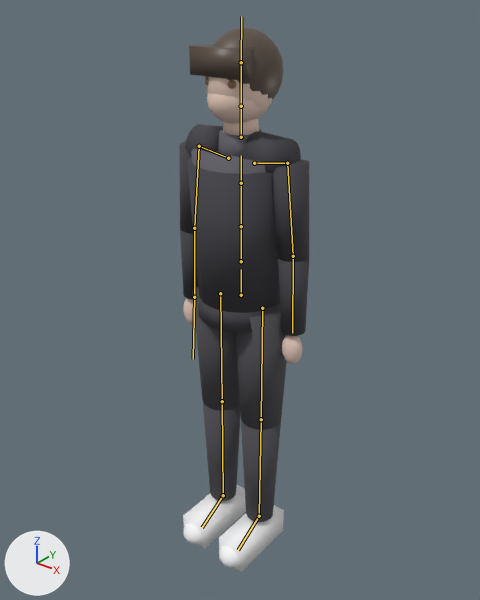
One commit to the glTF model assets/models/player/spiderman_newlife.glb: the scene before it, then after it.
Before and after are seen from a camera (50 mm lens) standing at (1.242, -1.559, 1.968) and looking at (-0.011, 0.007, 0.997). The lights are fixed; the arrows at lower left show +X, +Y and +Z. The first picture is the older version. The bones that change, and the others that lie on the model, are drawn over the model as lines.

Objects in the first picture: 'Body'.
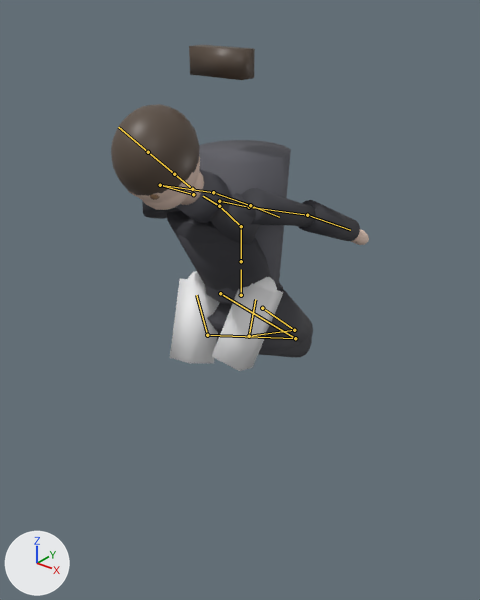
The newer file adds an action. The first version stands in its rest pose; the second is drawn at frame 1 of the action 'wall_jump'.

What the commit changed:
Bone 'LeftUpLeg' (bone_leftupleg) turns from (0, 0, 0) to (52, -7, 12) degrees about its own x, y and z.
Bone 'LeftLeg' (bone_leftleg) turns from (0, 0, 0) to (-167, 0, 0) degrees about its own x, y and z.
Bone 'RightUpLeg' (bone_rightupleg) turns from (0, 0, 0) to (48, 7, -12) degrees about its own x, y and z.
Bone 'RightLeg' (bone_rightleg) turns from (0, 0, 0) to (-161, 0, 0) degrees about its own x, y and z.
Bone 'Spine1' (bone_spine1) turns from (0, 0, 0) to (48, 0, 0) degrees about its own x, y and z.
Bone 'Spine2' (bone_spine2) turns from (0, 0, 0) to (8, 0, 0) degrees about its own x, y and z.
Bone 'LeftArm' (bone_leftarm) turns from (0, 0, 0) to (72, -74, -67) degrees about its own x, y and z.
Bone 'LeftForeArm' (bone_leftforearm) turns from (0, 0, 0) to (9, 104, 12) degrees about its own x, y and z.
Bone 'Neck' (bone_neck) turns from (0, 0, 0) to (-6, 0, 0) degrees about its own x, y and z.
Bone 'RightArm' (bone_rightarm) turns from (0, 0, 0) to (72, 74, 67) degrees about its own x, y and z.
Bone 'RightForeArm' (bone_rightforearm) turns from (0, 0, 0) to (9, -104, -12) degrees about its own x, y and z.

Changed parts and their boxes [x1, y1, x2, y2] in the pictures (480 x 600 px):
'Body', posed (99% wider, 40% shorter)
    before: [180, 27, 309, 572]
    after: [111, 45, 369, 371]
bone 'LeftUpLeg', root to tip
    before: (262, 308) to (261, 419)
    after: (262, 308) to (294, 330)
bone 'LeftLeg', root to tip
    before: (261, 419) to (259, 516)
    after: (294, 330) to (249, 336)
bone 'RightUpLeg', root to tip
    before: (220, 293) to (222, 401)
    after: (220, 293) to (295, 338)
bone 'RightLeg', root to tip
    before: (222, 401) to (223, 495)
    after: (295, 338) to (207, 335)
bone 'Spine1', root to tip
    before: (241, 226) to (241, 183)
    after: (241, 226) to (219, 206)
bone 'Spine2', root to tip
    before: (241, 183) to (241, 155)
    after: (219, 206) to (203, 196)
bone 'LeftArm', root to tip
    before: (287, 163) to (293, 256)
    after: (249, 207) to (307, 215)
bone 'LeftForeArm', root to tip
    before: (293, 256) to (292, 333)
    after: (307, 215) to (350, 230)
bone 'Neck', root to tip
    before: (241, 137) to (241, 106)
    after: (192, 189) to (174, 174)
bone 'RightArm', root to tip
    before: (199, 146) to (194, 228)
    after: (160, 185) to (213, 192)
bone 'RightForeArm', root to tip
    before: (194, 228) to (194, 297)
    after: (213, 192) to (250, 205)
